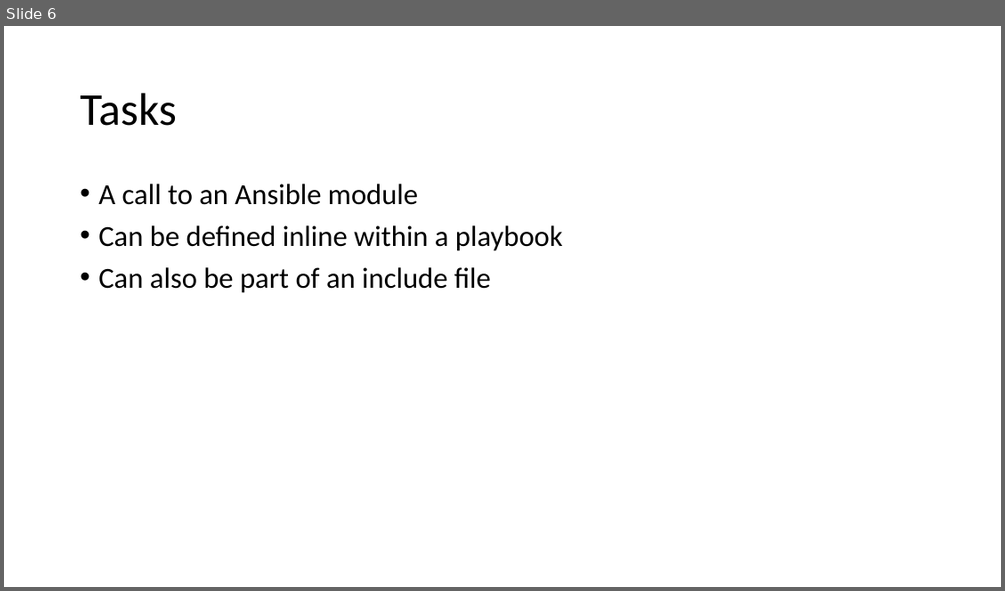
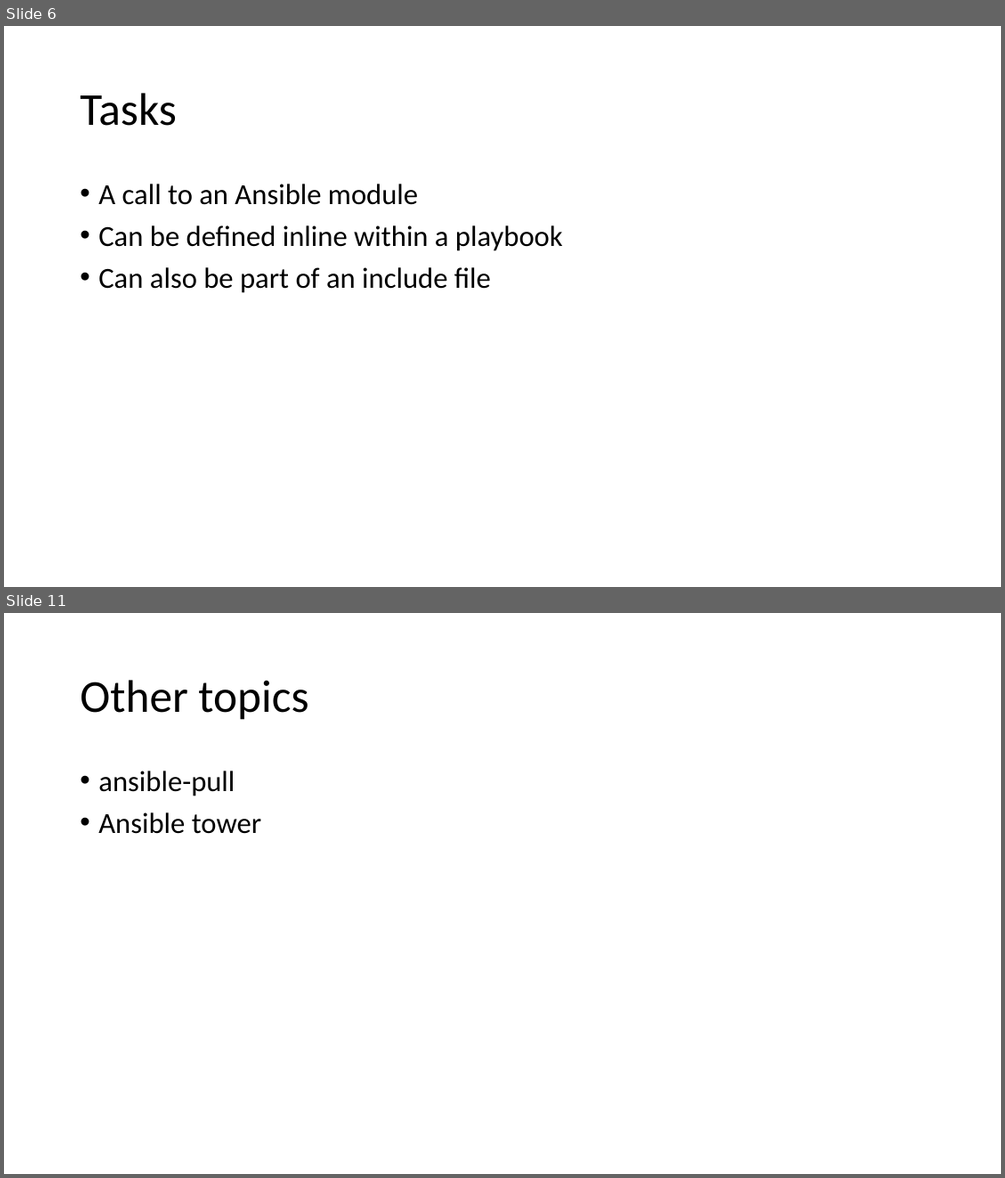
Before and after one commit to lisaplusplus/ansible-terraform-digitalocean-dualtomcat, a slide deck: ansible.pptx. Shown one above the other, each under a label of ours: slide 6 before the commit, slides 6 and 11 after it; the slides between them are not shown. The pictures are 1005x591 and 1005x1178 pixels, drawn with LibreOffice and Linux fonts; fonts in the diff are those of the drawing; background and template pictures are left out. Boxes give left, top, right and bottom in pixels: in the first picture for what was removed or moved away, otherwise in the second. Text is boxed around its words. In the diff, an @@ line names an element or a change of style, - is before the commit and + after.

```diff
--- a/ansible.pptx
+++ b/ansible.pptx
@@ slide 11 added at [4, 613, 1001, 1174], background picture (left out) @@
@@ title added at [80, 680, 308, 720], 44 pt, text #000000 @@
+Other topics
@@ text added at [98, 771, 261, 834], 28 pt, text #000000 @@
+• ansible-pull
+• Ansible tower
```
Also in this commit, not shown: 7 slides changed, 1 other slide added, 1 slide removed.
